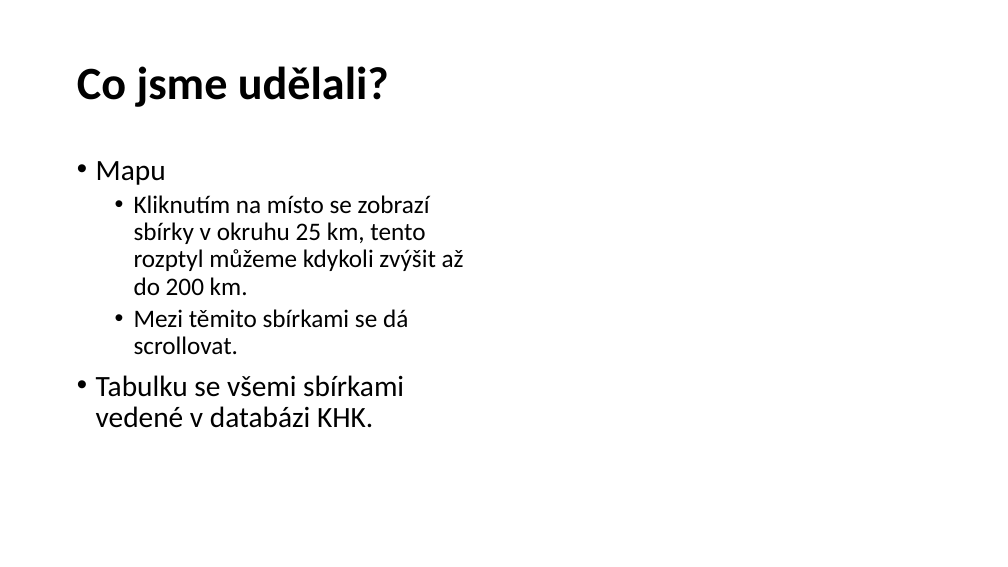
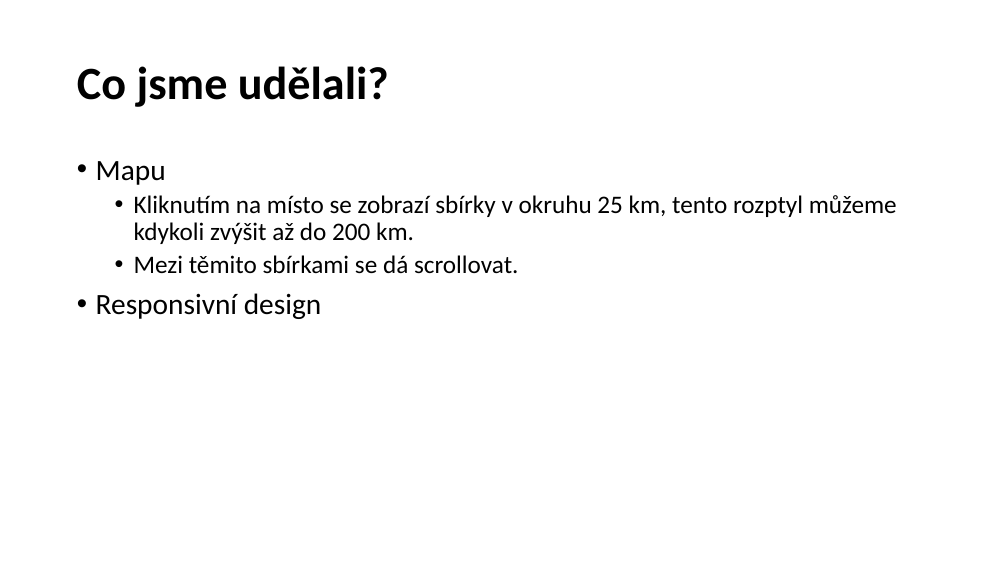
Before and after one commit to matousek11/charity, a slide deck: slide 6 of VSÚKHK - prezentace.pptx. Drawn at 1008x567 pixels with LibreOffice and Linux fonts; fonts in the diff are those of the drawing; background and template pictures are left out. Boxes give left, top, right and bottom in pixels: in the first picture for what was removed or moved away, otherwise in the second. Text is boxed around its words. In the diff, an @@ line names an element or a change of style, - is before the commit and + after.

```diff
--- a/VSÚKHK - prezentace.pptx
+++ b/VSÚKHK - prezentace.pptx
@@ text at [96, 293, 322, 319]: text changed @@
-• Tabulku se všemi sbírkami vedené v databázi KHK.
+• Responsivní design
```
Also in this commit, not shown: 1 other slide changed, 3 slides added, 1 slide removed.
